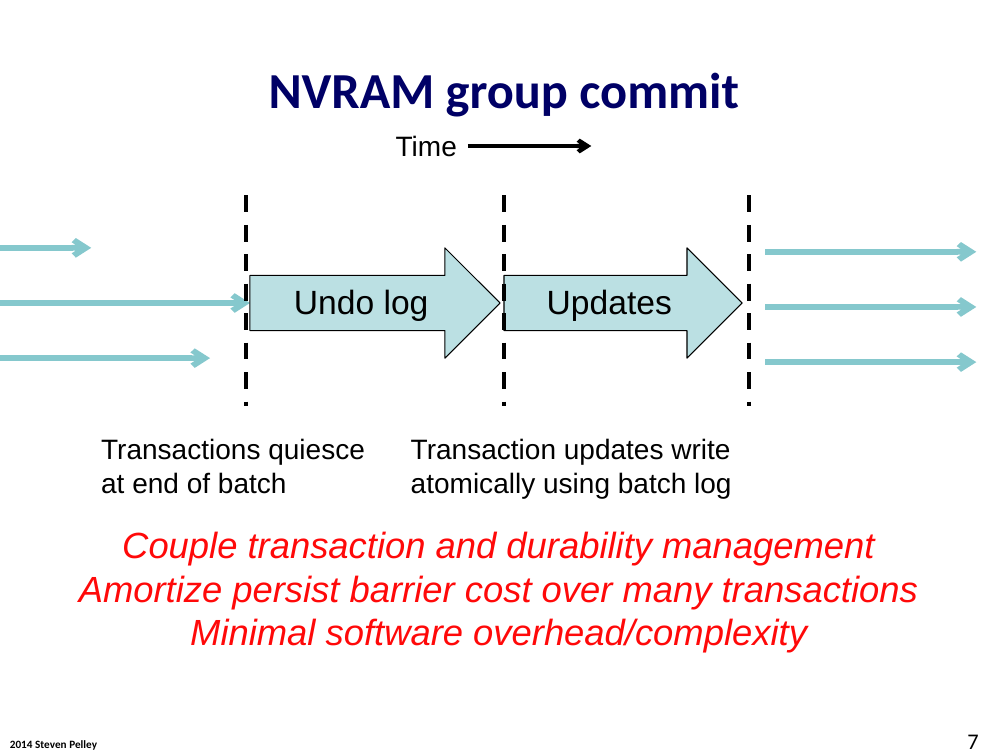
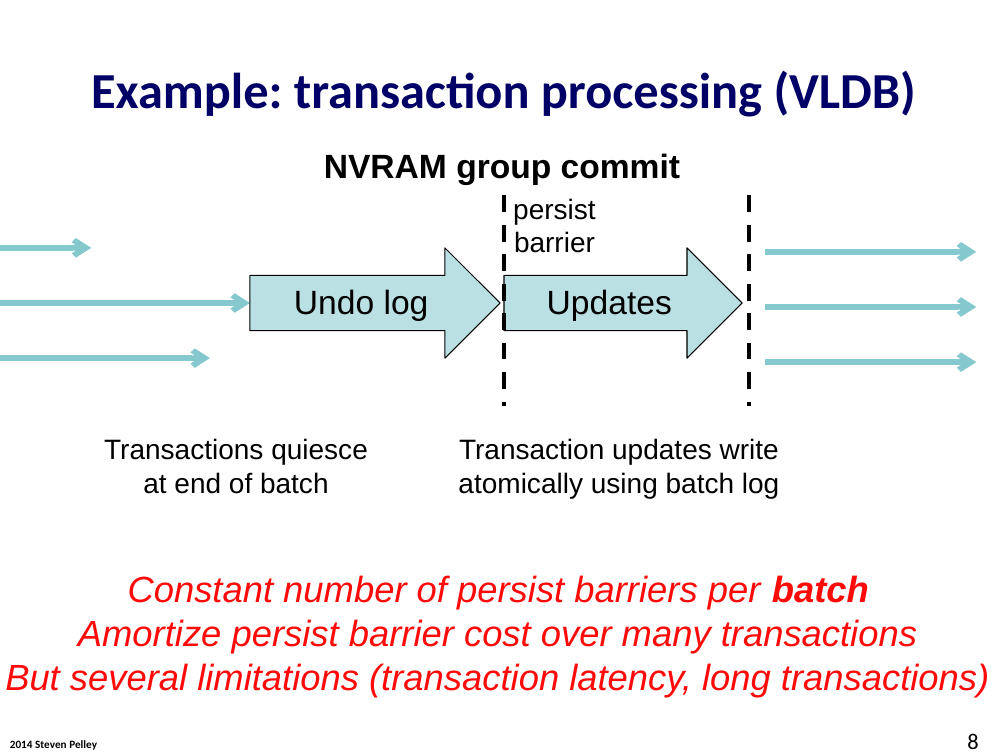
Before and after one commit to Abulila/dissertation, a slide deck: slide 8 of proposal/defense.pptx (slide 7 before the commit). Drawn at 1008x756 pixels with LibreOffice and Linux fonts; fonts in the diff are those of the drawing; background and template pictures are left out. Boxes give left, top, right and bottom in pixels: in the first picture for what was removed or moved away, otherwise in the second. Text is boxed around its words. In the diff, an @@ line names an element or a change of style, - is before the commit and + after.

```diff
--- a/proposal/defense.pptx
+++ b/proposal/defense.pptx
@@ title at box(91, 70, 916, 117): text changed @@
-NVRAM group commit
+Example: transaction processing (VLDB)
@@ text removed at box(396, 135, 457, 157) @@
-Time
@@ arrow removed from (468, 146) to (592, 146) @@
@@ text added at box(324, 153, 680, 185), 24 pt, text #000000, bold @@
+NVRAM group commit
@@ line removed from (246, 196) to (246, 406) @@
@@ text added at box(513, 198, 596, 253), 20 pt, text #000000 @@
+persist
+barrier
@@ text "Transactions quiesce at end of ..." at box(104, 438, 368, 494): alignment left to centre @@
@@ text "Transaction updates write atomically using ..." at box(458, 438, 779, 498): alignment left to centre @@
@@ text "Transaction updates write atomically using ...": place and size @@
-text "Transaction updates write atomically using ..." at box(411, 438, 731, 498)
+text "Transaction updates write atomically using ..." at box(458, 438, 779, 498)
@@ text "Constant number of persist barriers ...": place and size @@
-text "Constant number of persist barriers ..." at box(79, 531, 918, 653)
+text "Constant number of persist barriers ..." at box(5, 575, 989, 697)
@@ text at box(128, 575, 869, 610): text changed @@
-Couple transaction and durability management
+Constant number of persist barriers per batch
@@ text at box(5, 663, 989, 697): text changed @@
-Minimal software overhead/complexity
+But several limitations (transaction latency, long transactions)
@@ page number at box(967, 733, 978, 749): text changed @@
-7
+8
```
Also in this commit, not shown: 22 other slides changed, 11 slides added, 5 slides removed.
